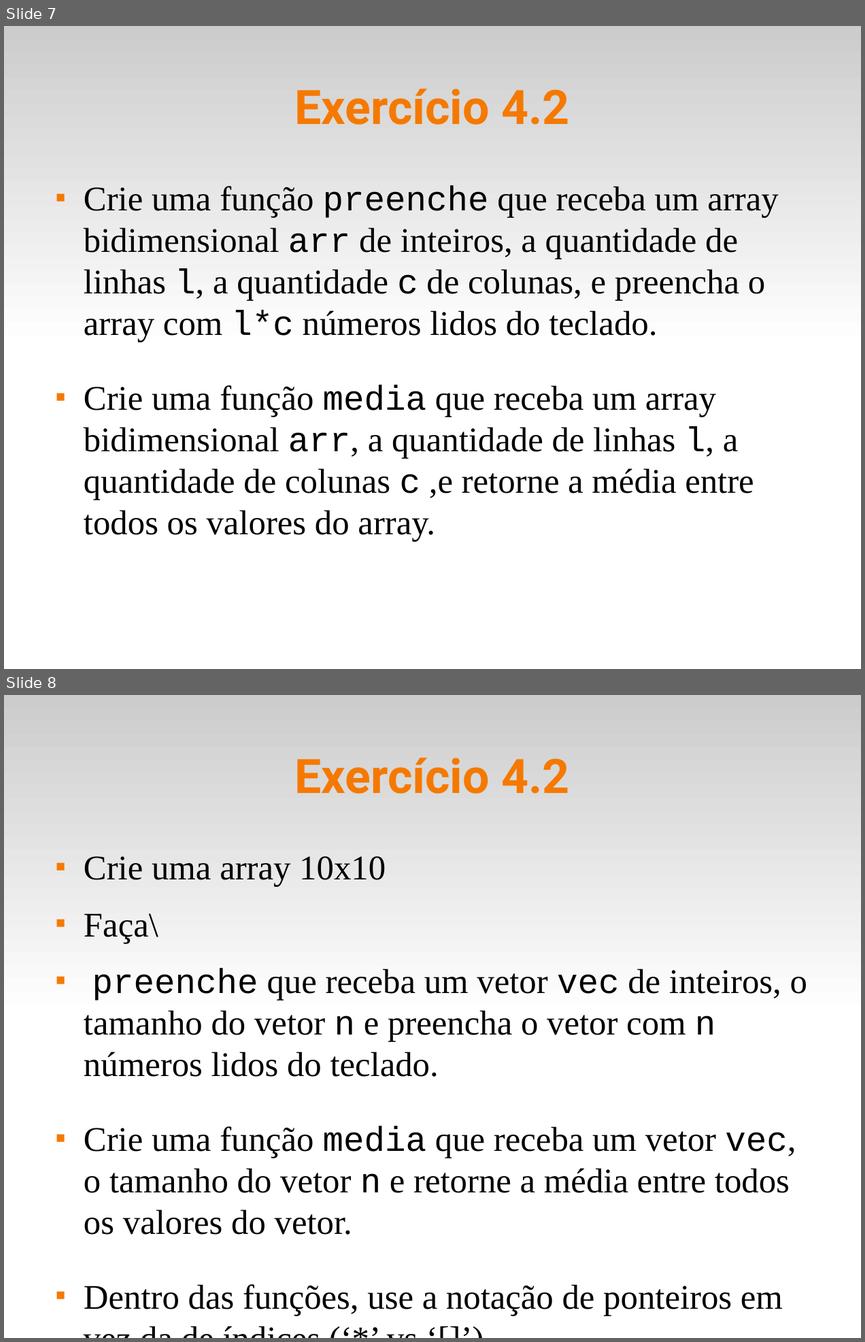
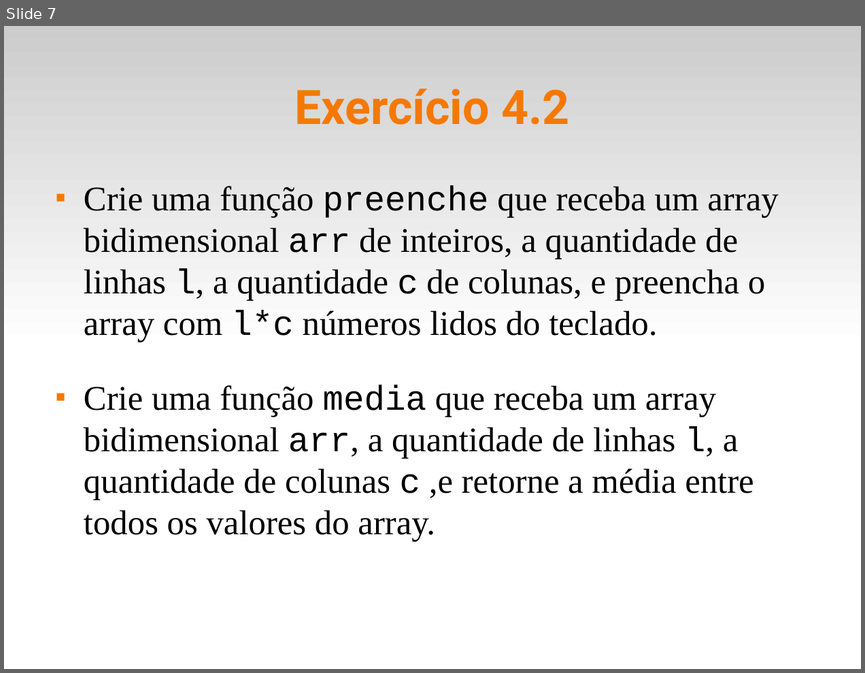
Before and after one commit to fsantanna-uerj/LP1, a slide deck: Slides/lp1-06-vetores.odp. Shown one above the other, each under a label of ours: slides 7 and 8 before the commit, slide 7 after it. The pictures are 865x1342 and 865x673 pixels, drawn with LibreOffice and Linux fonts; fonts in the diff are those of the drawing. Boxes give left, top, right and bottom in pixels: in the first picture for what was removed or moved away, otherwise in the second. Text is boxed around its words. In the diff, an @@ line names an element or a change of style, - is before the commit and + after.

```diff
--- a/Slides/lp1-06-vetores.odp
+++ b/Slides/lp1-06-vetores.odp
@@ slide 8 removed at <box>4,695,861,1338</box>, background #FFFFFF; not listed: 1 template element that a slide beside it also shows @@
@@ title removed at <box>294,758,569,794</box> @@
-Exercício 4.2
@@ text removed at <box>84,856,807,1315</box> @@
-■ Crie uma array 10x10
-■ Faça\
-■ preenche que receba um vetor vec de inteiros, o tamanho do vetor n e preencha o vetor com n números lidos do teclado.
-■ Crie uma função media que receba um vetor vec, o tamanho do vetor n e retorne a média entre todos os valores do vetor.
-■ Dentro das funções, use a notação de ponteiros em vez da de índices (‘*’ vs ‘[]’)
```
Also in this commit, not shown: 1 slide added, 1 other file.
